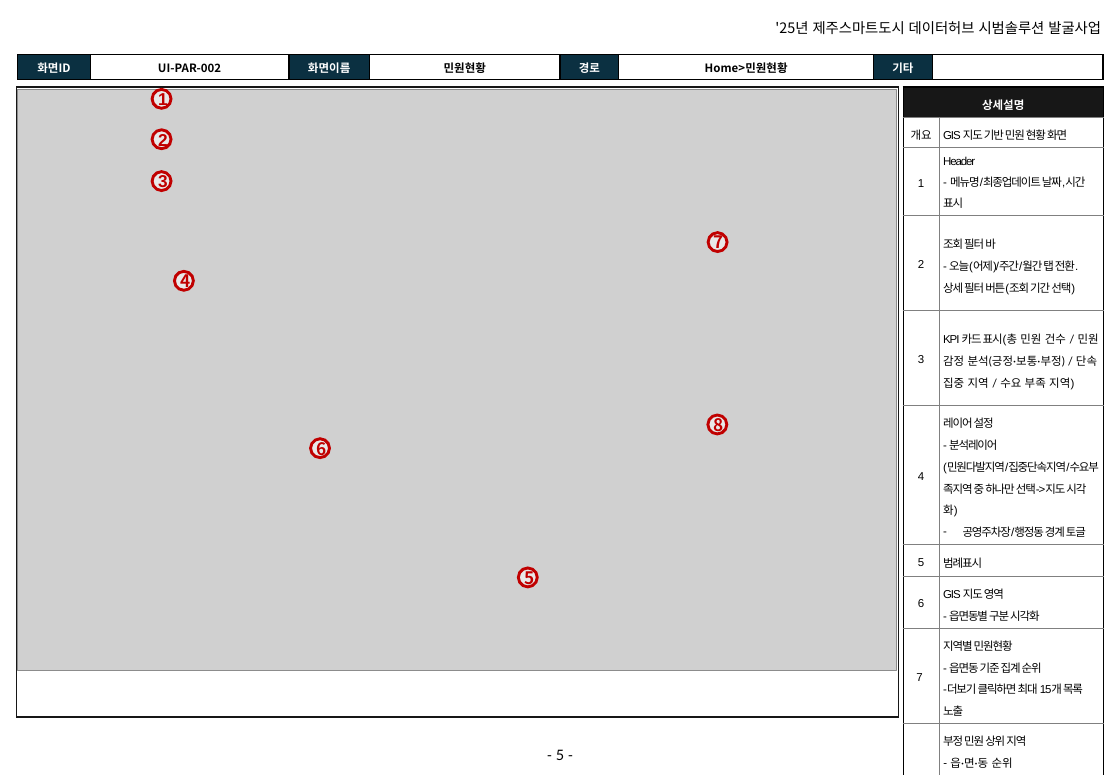
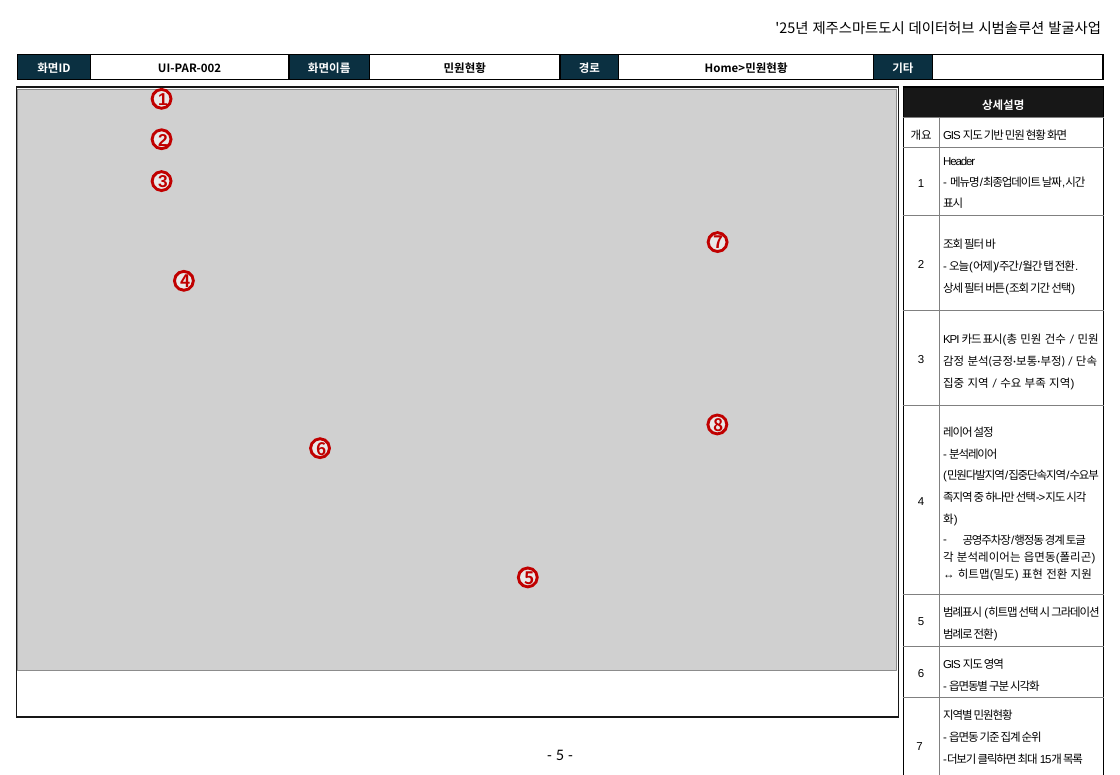
Before and after one commit to innopamSolution/jeju-datahub, a slide deck: slide 5 of Audit/JJ_PD_IP_D04_화면설계서_v1.5_이노팸.pptx. Drawn at 1120x775 pixels with LibreOffice and Linux fonts; fonts in the diff are those of the drawing; grey boxes stand for pictures; background and template pictures are left out. Boxes give left, top, right and bottom in pixels: in the first picture for what was removed or moved away, otherwise in the second. Text is boxed around its words. In the diff, an @@ line names an element or a change of style, - is before the commit and + after.

```diff
--- a/Audit/JJ_PD_IP_D04_화면설계서_v1.5_이노팸.pptx
+++ b/Audit/JJ_PD_IP_D04_화면설계서_v1.5_이노팸.pptx
@@ table at box(904, 87, 1104, 768) @@
-row 6, column 2: 레이어 설정 / - 분석레이어(민원다발지역/집중단속지역/수요부족지역 중 하나만 선택->지도 시각화) / 공영주차장/행정동 경계 토글
+row 6, column 2: 레이어 설정 / - 분석레이어(민원다발지역/집중단속지역/수요부족지역 중 하나만 선택->지도 시각화) / 공영주차장/행정동 경계 토글 / 각 분석레이어는 읍면동(폴리곤) ↔ 히트맵(밀도) 표현 전환 지원
-row 7, column 2: 범례표시
+row 7, column 2: 범례표시 (히트맵 선택 시 그라데이션 범례로 전환)
```
